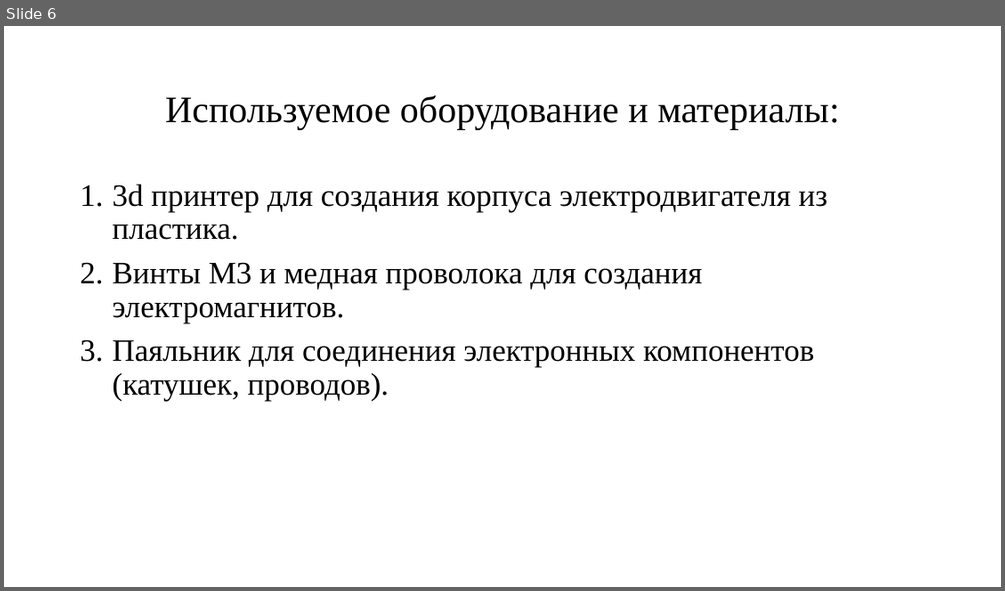
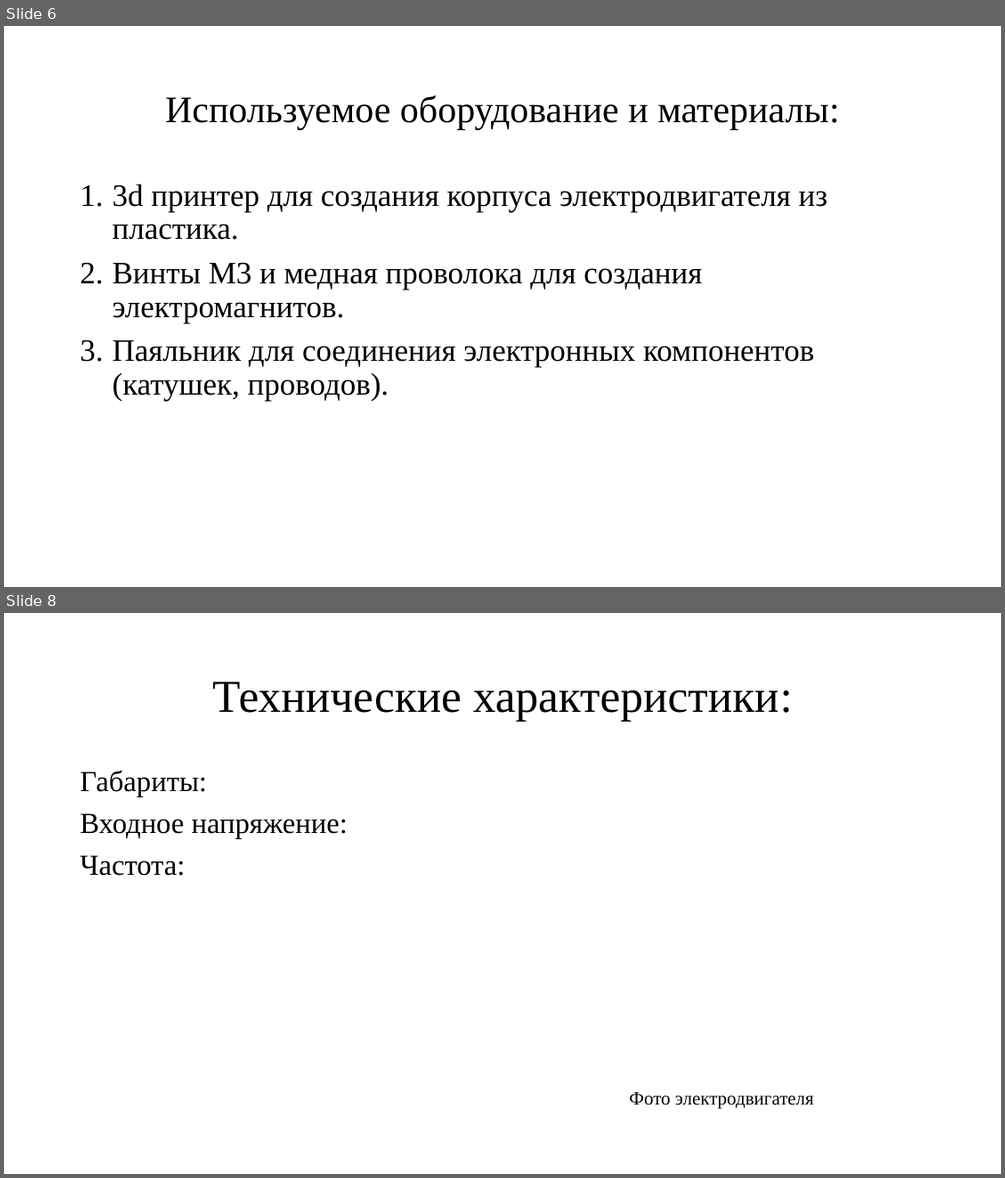
Before and after one commit to KuzovlevAnton/photos, a slide deck: Кузовлев.pptx. Shown one above the other, each under a label of ours: slide 6 before the commit, slides 6 and 8 after it; the slides between them are not shown. The pictures are 1005x591 and 1005x1178 pixels, drawn with LibreOffice and Linux fonts; fonts in the diff are those of the drawing. Boxes give left, top, right and bottom in pixels: in the first picture for what was removed or moved away, otherwise in the second. Text is boxed around its words. In the diff, an @@ line names an element or a change of style, - is before the commit and + after.

```diff
--- a/Кузовлев.pptx
+++ b/Кузовлев.pptx
@@ slide 8 added at (4,613,1001,1174), background #FFFFFF @@
@@ title added at (212,682,793,721), 44 pt, text #000000 @@
+Технические характеристики:
@@ text added at (80,770,348,876), 28 pt, text #000000 @@
+Габариты:
+Входное напряжение:
+Частота:
@@ text added at (629,1092,814,1109), 18 pt, text #000000 @@
+Фото электродвигателя
```
Also in this commit, not shown: 5 slides changed, 3 other slides added, 1 other file.
